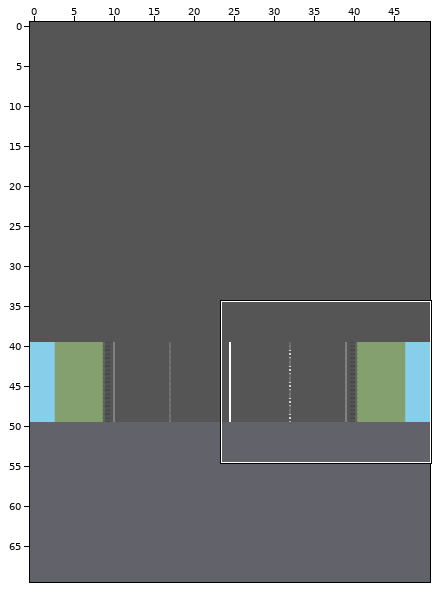
Two states of a Tiled map, SAE_DEV/SAE_DEV/Content/mapJour.tmx. The first picture is a wide view before the edit; the outline marks the close-up.
Close-up. Before the commit:
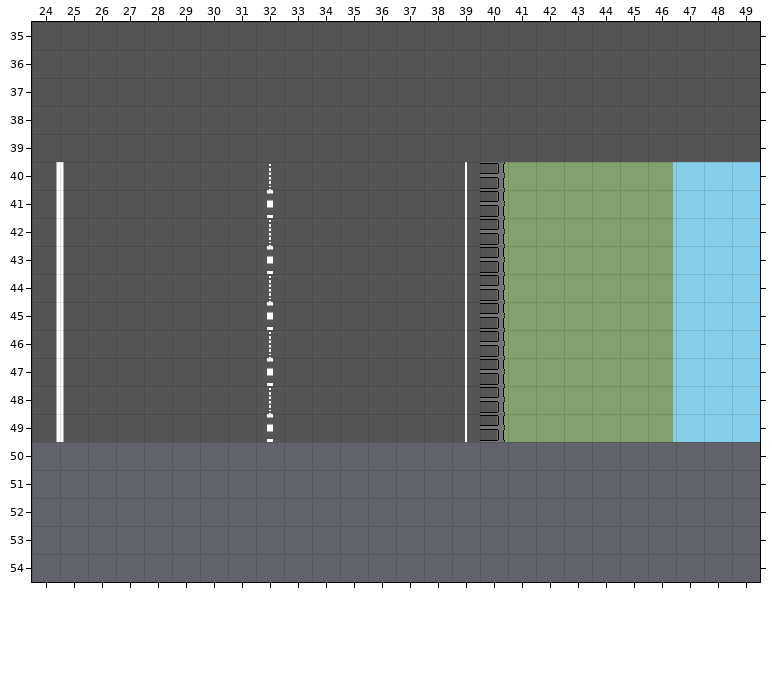
Cells are 32x32 px. Shown: x 24..49, y 35..54. The commit also changed other parts of the map, which this record leaves out. Tiles whose own drawing changed are shown in their newer look in all pictures. The old version is drawn lined up with the new one.
After the commit:
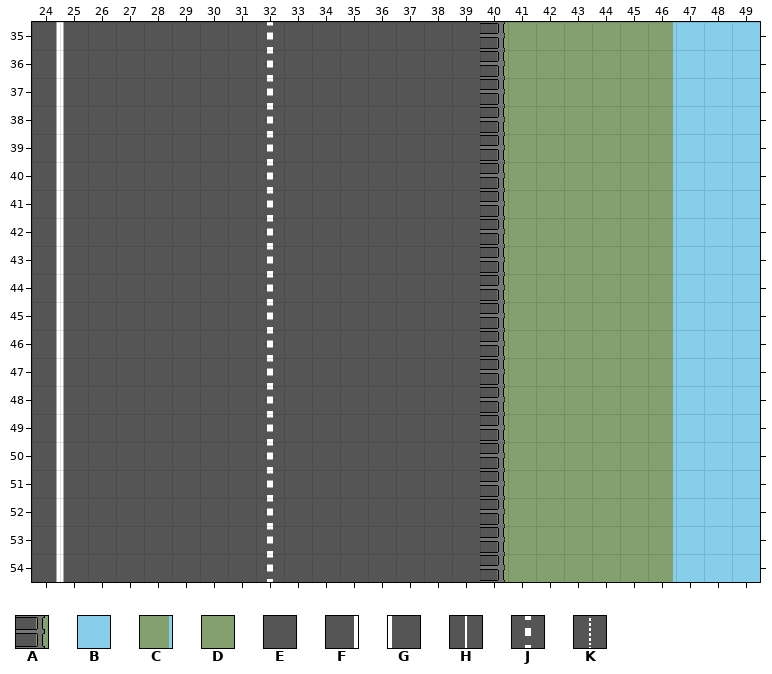
Key: from "Barrieres": A 1; from "Décor": B 0, C 2, D 3; from "Route": E 0, F 1, G 2, H 3, J 4, K 5.
_ is an empty cell.
The edit:
map size 50x50 -> 50x70 cells
Layer "Calque de Tuiles 1":
y 35..39: x 24..25 EE -> FG; x 32 E -> J; x 40..49 EEEEEEEEEE -> ADDDDDCBBB
y 40: x 32 K -> J; x 39 H -> E
y 41: x 39 H -> E
y 42: x 32 K -> J; x 39 H -> E
y 43: x 39 H -> E
y 44: x 32 K -> J; x 39 H -> E
y 45: x 39 H -> E
y 46: x 32 K -> J; x 39 H -> E
y 47: x 39 H -> E
y 48: x 32 K -> J; x 39 H -> E
y 49: x 39 H -> E
y 50..54: x 24..49 __________________________ -> FGEEEEEEJEEEEEEEADDDDDCBBB
Changed places in both close-ups, as pixel boxes (x1, y1, x2, y2):
changed: (32, 22, 760, 582)
